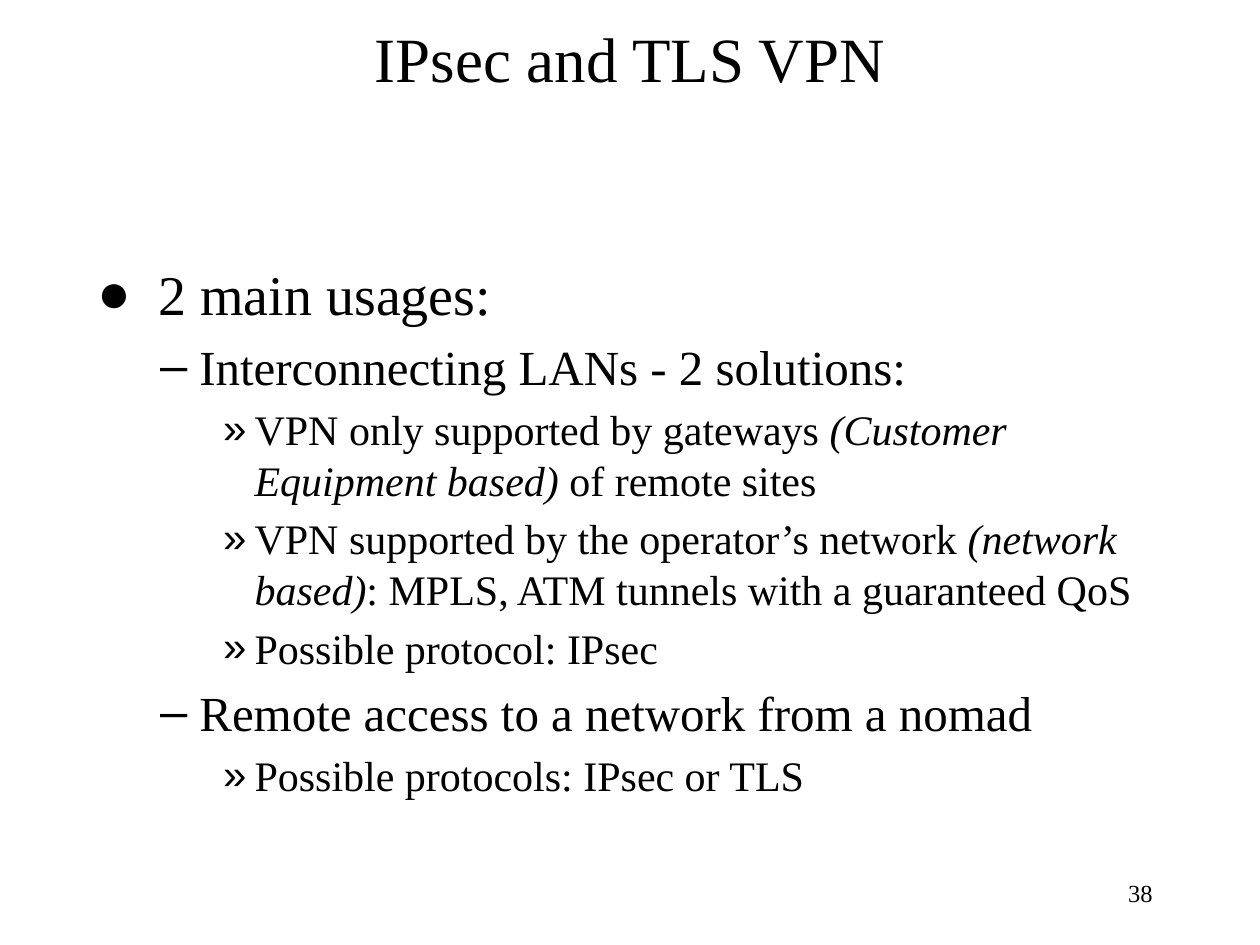
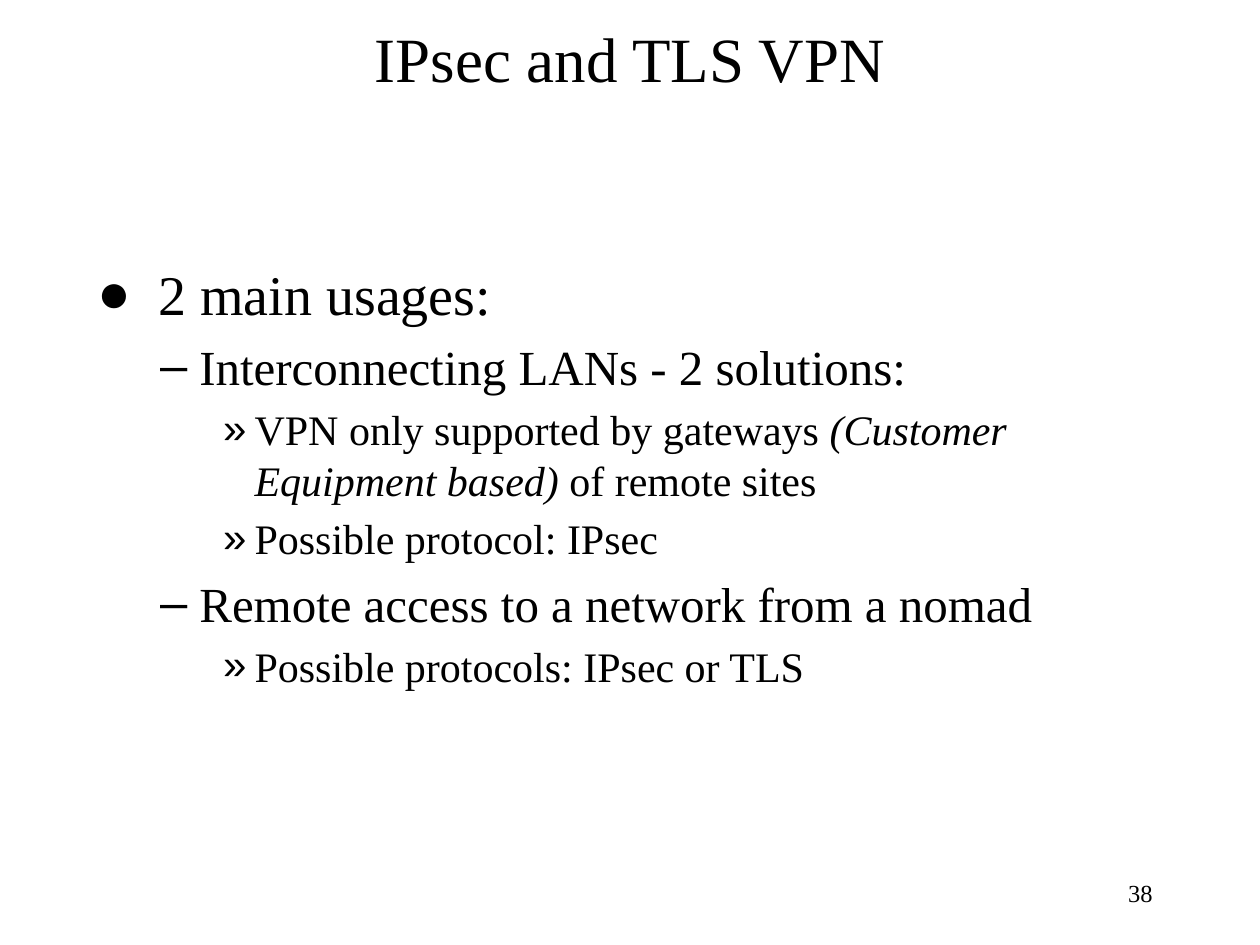
Before and after one commit to cs-uob/COMS20012, a slide deck: slide 38 of docs/slides/Week 5 - Security protocols and Private Network - Updated.pptx. Drawn at 1260x945 pixels with LibreOffice and Linux fonts; fonts in the diff are those of the drawing. Boxes give left, top, right and bottom in pixels: in the first picture for what was removed or moved away, otherwise in the second. Text is boxed around its words. In the diff, an @@ line names an element or a change of style, - is before the commit and + after.

```diff
--- a/docs/slides/Week 5 - Security protocols and Private Network - Updated.pptx
+++ b/docs/slides/Week 5 - Security protocols and Private Network - Updated.pptx
@@ text at (255, 525, 1132, 614): paragraph removed @@
-    » VPN supported by the operator’s network (network based): MPLS, ATM tunnels with a guaranteed QoS
```
Also in this commit, not shown: 4 other slides changed.
